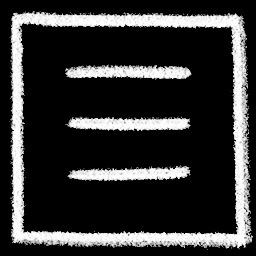
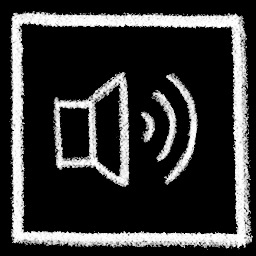
Layers edited between the first and the second 256px x 256px image:
added layer "volume on" above "menu" over (53, 64, 198, 187)
hid "menu" over (53, 64, 198, 187)
